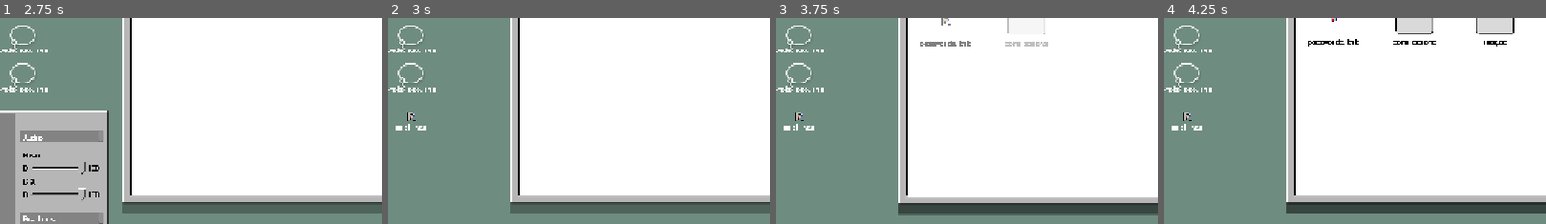
Above: before the commit, frames 1-4 (left to right).
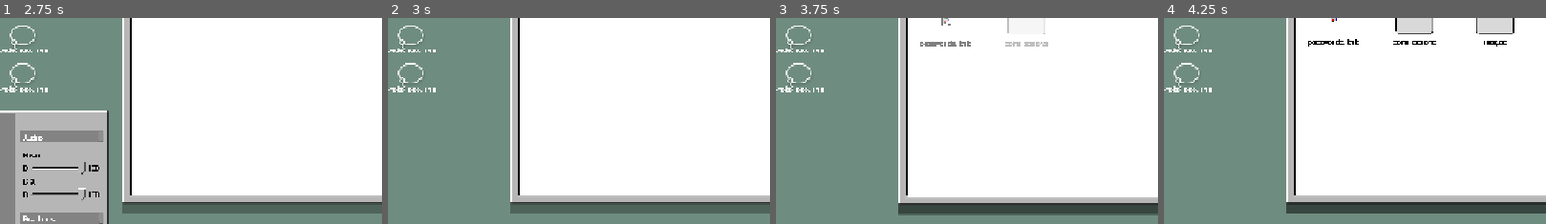
Above: after the commit, the same moments.

Repository: MunnChai/GMTKGameJam2025
Game: Godot game, scene res://game.tscn
Two runs of this game, one before a commit and one after it. Both use one fixed random seed, a clock stepped at 60 frames per second and the inputs below.
Inputs (mouse positions are % of the whole screen's width and height, from its top left):
- Up to frame 1 (2.75 s): click (5, 5) at 0.52 s; click "passwords.txt" at 1.25 s; click "commissions" at 2 s
- Up to frame 2 (3 s): click "Settings" at 2.75 s
- Up to frame 3 (3.75 s): click (5, 5) at 3.52 s
- Up to frame 4 (4.25 s): no input
The pictures show only the part of the screen within x 2-52%, y 37-87%; the shares and areas given below are measured in that part.

Frame 1 is identical in both runs. In frame 2, 0.2% of the frame differs, in the area x 2-10%, y 45-55%; in frame 3, 0.2%; in frame 4, 0.2%.

Commit message:
Implemented reduced motion, made settings have open/close animation

Diff:
--- a/game/gmtkgamejam2025/apps/file_explorer_app/file_explorer.tscn
+++ b/game/gmtkgamejam2025/apps/file_explorer_app/file_explorer.tscn
@@ -113,6 +113,7 @@
 [node name="FileView" type="ScrollContainer" parent="VBoxContainer/MarginContainer/MarginContainer"]
 layout_mode = 2
 size_flags_vertical = 3
+horizontal_scroll_mode = 0
 
 [node name="FileGrid" type="GridContainer" parent="VBoxContainer/MarginContainer/MarginContainer/FileView"]
 unique_name_in_owner = true
@@ -121,7 +122,7 @@
 size_flags_vertical = 3
 theme_override_constants/h_separation = 15
 theme_override_constants/v_separation = 15
-columns = 12
+columns = 5
 
 [node name="FileSystemAccess" type="Node" parent="."]
 script = ExtResource("2_ylx0t")
--- a/game/gmtkgamejam2025/apps/file_explorer_app/file_icon.gd
+++ b/game/gmtkgamejam2025/apps/file_explorer_app/file_icon.gd
@@ -43,10 +43,14 @@
 @onready var base_pos: Vector2 = %TextureRect.position
 
 func _on_mouse_entered() -> void:
+	if GameSettings.get_setting("reduced_motion", false, "graphics"):
+		return
 	if is_instance_valid(%TextureRect):
 		TweenUtil.whoosh(%TextureRect, base_pos + Vector2.UP * 8.0, 0.3)
 		TweenUtil.pop_delta(%TexturePivot, Vector2(0.2, 0.2), 0.35)
 
 func _on_mouse_exited() -> void:
+	if GameSettings.get_setting("reduced_motion", false, "graphics"):
+		return
 	if is_instance_valid(%TextureRect):
 		TweenUtil.whoosh(%TextureRect, base_pos, 0.3)
--- a/game/gmtkgamejam2025/apps/file_explorer_app/file_icon.tscn
+++ b/game/gmtkgamejam2025/apps/file_explorer_app/file_icon.tscn
@@ -26,6 +26,7 @@
 corner_radius_bottom_left = 6
 
 [node name="FileIcon" type="Button"]
+clip_contents = true
 custom_minimum_size = Vector2(120, 120)
 offset_right = 8.0
 offset_bottom = 8.0
--- a/game/gmtkgamejam2025/desktop/desktop.tscn
+++ b/game/gmtkgamejam2025/desktop/desktop.tscn
@@ -111,13 +111,6 @@
 shortcut_name = "photoloop.exe"
 icon = ExtResource("10_4ndcx")
 
-[node name="SettingsIcon" parent="CanvasLayer/DesktopIcons/VBoxContainer" instance=ExtResource("3_py4qr")]
-layout_mode = 2
-app_id = &"settings"
-type = 2
-shortcut_name = "settings"
-icon = null
-
 [node name="Windows" type="Control" parent="CanvasLayer"]
 unique_name_in_owner = true
 layout_mode = 3
--- a/game/gmtkgamejam2025/desktop/shortcut_icon/shortcut_icon.gd
+++ b/game/gmtkgamejam2025/desktop/shortcut_icon/shortcut_icon.gd
@@ -57,6 +57,8 @@
 	if being_removed:
 		return
 	trigger()
+	if GameSettings.get_setting("reduced_motion", false, "graphics"):
+		return
 	TweenUtil.pop_delta(self, Vector2(0.2, 0.2), 0.3)
 
 ## Trigger this shortcut
@@ -82,6 +84,9 @@
 	if being_removed:
 		return
 	being_removed = true
+	if GameSettings.get_setting("reduced_motion", false, "graphics"):
+		queue_free()
+		return
 	await TweenUtil.scale_to(self, Vector2.ZERO, 0.3).finished
 	queue_free()
 
@@ -95,6 +100,7 @@
 	if is_hovered:
 		target_pos += Vector2.UP * 6.0
 
-	%Circle.position = MathUtil.decay(%Circle.position, target_pos, 15.0, delta)
-
-	## TODO: Update icon with icon texture specified in the window
+	if not GameSettings.get_setting("reduced_motion", false, "graphics"):
+		%Circle.position = MathUtil.decay(%Circle.position, target_pos, 15.0, delta)
+	else:
+		%Circle.position = base_pos
--- a/game/gmtkgamejam2025/desktop/task_bar/settings/settings_button.gd
+++ b/game/gmtkgamejam2025/desktop/task_bar/settings/settings_button.gd
@@ -4,13 +4,19 @@
 @onready var settings_panel: SettingsPanel = %SettingsPanel
 @onready var settings_button_text: RichTextLabel = %SettingsButtonText
 
+var is_open := true
+
 func _ready() -> void:
 	pressed.connect(_on_pressed)
 
 func _on_pressed() -> void:
-	settings_panel.visible = !settings_panel.visible
+	is_open = !is_open
 
-	if settings_panel.visible:
+	#settings_panel.visible = !settings_panel.visible
+
+	if is_open:
 		settings_button_text.add_theme_color_override("default_color", Color.WHITE)
+		%SettingsPivot.open()
 	else:
 		settings_button_text.add_theme_color_override("default_color", Color.BLACK)
+		%SettingsPivot.close()
--- /dev/null
+++ b/game/gmtkgamejam2025/desktop/task_bar/settings_pivot.gd
@@ -0,0 +1,17 @@
+extends Control
+
+@onready var pos := position
+
+func open() -> void:
+	if GameSettings.get_setting("reduced_motion", false, "graphics"):
+		position = pos
+		return
+	TweenUtil.whoosh(self, pos, 0.3)
+	TweenUtil.pop_delta(self, Vector2(-0.3, 0.3), 0.4)
+
+func close() -> void:
+	if GameSettings.get_setting("reduced_motion", false, "graphics"):
+		position = pos + Vector2.DOWN * 256.0
+		return
+	TweenUtil.whoosh(self, pos + Vector2.DOWN * 256.0, 0.3)
+	#TweenUtil.pop_delta(self, Vector2(-0.3, 0), 0.4)
--- a/game/gmtkgamejam2025/desktop/task_bar/task_bar.tscn
+++ b/game/gmtkgamejam2025/desktop/task_bar/task_bar.tscn
@@ -1,6 +1,7 @@
-[gd_scene load_steps=34 format=3 uid="uid://bgj7bok1k4k1n"]
+[gd_scene load_steps=35 format=3 uid="uid://bgj7bok1k4k1n"]
 
 [ext_resource type="Script" uid="uid://bcn0ybr3x7jsh" path="res://desktop/task_bar/task_bar.gd" id="1_jxr6l"]
+[ext_resource type="Script" uid="uid://bqrq6rh3jr0el" path="res://desktop/task_bar/settings_pivot.gd" id="2_okagq"]
 [ext_resource type="Texture2D" uid="uid://cyw5b3rw3jdnw" path="res://assets/ui/task_bar.png" id="2_rkt6j"]
 [ext_resource type="Texture2D" uid="uid://dvw6gu8cmy168" path="res://assets/ui/buttons/button_default.png" id="3_e7cxb"]
 [ext_resource type="Texture2D" uid="uid://cvmpmymnwn5c7" path="res://assets/ui/buttons/button_pressed.png" id="4_j88fw"]
@@ -68,11 +69,13 @@
 script = ExtResource("1_jxr6l")
 
 [node name="SettingsPivot" type="Control" parent="."]
+unique_name_in_owner = true
 anchors_preset = 0
 offset_left = -640.0
 offset_top = -32.0
 offset_right = -640.0
 offset_bottom = -32.0
+script = ExtResource("2_okagq")
 
 [node name="SettingsPanel" type="PanelContainer" parent="SettingsPivot"]
 unique_name_in_owner = true
--- a/game/gmtkgamejam2025/desktop/window/juice_pivot/juice_pivot.gd
+++ b/game/gmtkgamejam2025/desktop/window/juice_pivot/juice_pivot.gd
@@ -26,10 +26,14 @@
 	window.drag_released.connect(_on_drag_release)
 
 func _on_opened() -> void:
+	if GameSettings.get_setting("reduced_motion", false, "graphics"):
+		return
 	TweenUtil.pop_delta(self, Vector2(0.1, 0.1), 0.2)
 	TweenUtil.whoosh(self, position, 0.25, Tween.TransitionType.TRANS_CUBIC, Tween.EaseType.EASE_OUT)
 	position += Vector2.DOWN * 32.0
 func _on_brought_to_front(explicit: bool) -> void:
+	if GameSettings.get_setting("reduced_motion", false, "graphics"):
+		return
 	if explicit: ## TODO: Only pop if there was something overlapping..?
 		if not window.is_dragging:
 			TweenUtil.pop_delta(self, Vector2(0.1, 0.1), 0.2)
@@ -40,6 +44,9 @@
 	#TweenUtil.pop_delta(%CentralPivot, Vector2(0.1, 0.1))
 	pass
 func _on_closed() -> void:
+	if GameSettings.get_setting("reduced_motion", false, "graphics"):
+		window.all_clear_for_queue_free = true
+		return
 	window.all_clear_for_queue_free = false
 	var tween := TweenUtil.scale_to(self, Vector2.ZERO, 0.15)
 	TweenUtil.whoosh(self, position + Vector2.DOWN * 128.0, 0.15, Tween.TransitionType.TRANS_EXPO, Tween.EaseType.EASE_IN)
@@ -47,15 +54,21 @@
 	window.all_clear_for_queue_free = true
 
 func _on_drag() -> void:
+	if GameSettings.get_setting("reduced_motion", false, "graphics"):
+		return
 	TweenUtil.scale_to(self, Vector2(1.05, 1.05), 0.1)
 
 var target_rot := rotation_degrees
 
 func _on_drag_move(delta: Vector2) -> void:
+	if GameSettings.get_setting("reduced_motion", false, "graphics"):
+		return
 	var amount := delta.x / 20.0
 	target_rot -= amount
 
 func _on_drag_release() -> void:
+	if GameSettings.get_setting("reduced_motion", false, "graphics"):
+		return
 	TweenUtil.scale_to(self, Vector2(1.0, 1.0), 0.1)
 
 func _process(delta: float) -> void:
Not shown, added: game/gmtkgamejam2025/desktop/task_bar/settings_pivot.gd.uid
